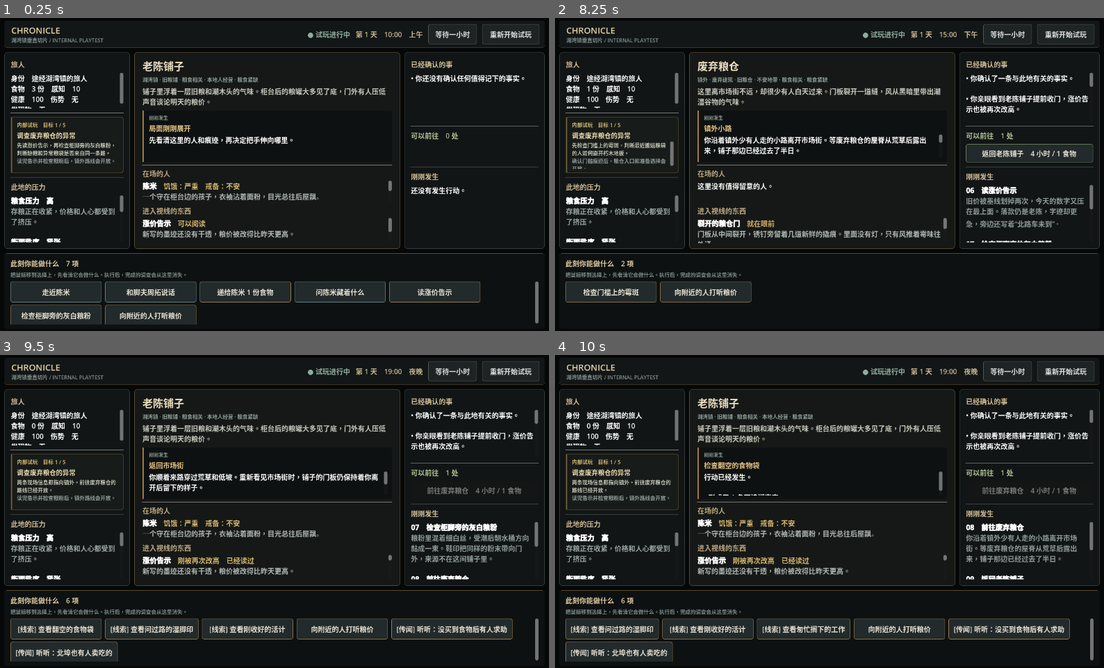
Above: before the commit, frames 1-4 (two rows, left to right).
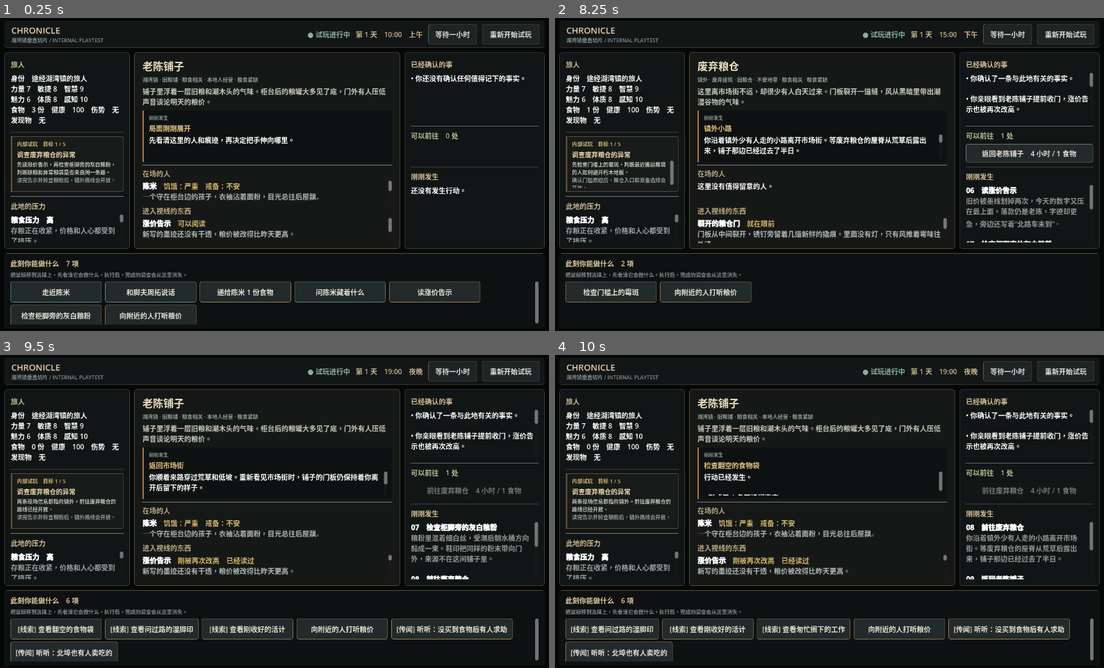
Above: after the commit, the same moments.

Repository: RufusYoung/chronicle
Game: Godot game, scene res://scenes/rebuild/v5_live_location_viewer.tscn
Two runs of this game, one before a commit and one after it. Both use one fixed random seed, a clock stepped at 60 frames per second and the inputs below.
Inputs:
- Up to frame 1 (0.25 s): no input
- Up to frame 2 (8.25 s): click "重新开始试玩" at 0.5 s; click "重新开始试玩" at 1.25 s; click "重新开始" at 2 s; click "等待一小时" at 2.75 s; click "走近陈米" at 3.5 s; click "和脚夫周拓说话" at 4.25 s; click "递给陈米 1 份食物" at 5 s; click "问陈米藏着什么" at 5.75 s; click "读涨价告示" at 6.5 s; click "检查柜脚旁的灰白粮粉" at 7.25 s; click "前往废弃粮仓 4 小时 / 1 食物" at 8 s
- Up to frame 3 (9.5 s): click "返回老陈铺子 4 小时 / 1 食物" at 8.75 s
- Up to frame 4 (10 s): click "[线索] 查看翻空的食物袋" at 9.5 s

The runs differ from the first frame. In frame 1, 3.7% of the frame differs, in the area x 1-23%, y 17-72%; in frame 2, 3.6%; in frame 3, 3.5%; in frame 4, 3.5%.

Commit message:
feat: add player attribute foundation

Diff:
--- a/chronicle-godot/data/sim/fixtures/lake_town_food_crisis_fixture.json
+++ b/chronicle-godot/data/sim/fixtures/lake_town_food_crisis_fixture.json
@@ -158,8 +158,8 @@
       "target_entity_id": "abandoned_granary_broken_door",
       "status_state_key": "challenge_status",
       "available_status": "available",
-      "stat_key": "perception",
-      "stat_label": "感知",
+      "stat_key": "dexterity",
+      "stat_label": "敏捷",
       "die_sides": 20,
       "difficulty": 21,
       "risk_label": "高",
@@ -169,13 +169,13 @@
         "label": "[准备] 遮住口鼻，试探地板　1小时",
         "hours": 1,
         "state_key": "entry_prepared",
-        "bonus": 10,
+        "bonus": 12,
         "narrative_title": "在门外做好准备",
         "narrative": "你撕下一截干净布条掩住口鼻，又用断木逐块敲过门后的地板。几块声音发空的木板被你用白灰圈了出来。"
       },
       "attempt": {
         "option_id": "enter_abandoned_granary",
-        "label": "[危险] 踏进粮仓深处　1小时",
+        "label": "[敏捷·危险] 踏进粮仓深处　1小时",
         "hours": 1
       },
       "success": {
@@ -217,8 +217,8 @@
       "target_entity_id": "north_quay_flooded_stack_door",
       "status_state_key": "challenge_status",
       "available_status": "available",
-      "stat_key": "perception",
-      "stat_label": "感知",
+      "stat_key": "strength",
+      "stat_label": "力量",
       "die_sides": 20,
       "difficulty": 19,
       "risk_label": "中",
@@ -228,13 +228,13 @@
         "label": "[准备] 借灯笼和油布探路　1小时",
         "hours": 1,
         "state_key": "stack_search_prepared",
-        "bonus": 8,
+        "bonus": 11,
         "narrative_title": "等潮线退到旧刻痕下",
         "narrative": "闻简借给你一盏罩灯和一卷旧油布。你没有立刻下去，而是沿廊柱记下潮线，等水面退过第二道刻痕，再把能落脚的横梁逐一照出来。"
       },
       "attempt": {
         "option_id": "search_flooded_archive_stack",
-        "label": "[危险] 进入水浸封存层　1小时",
+        "label": "[力量·危险] 进入水浸封存层　1小时",
         "hours": 1
       },
       "success": {
@@ -411,15 +411,15 @@
       "target_entity_id": "mist_salt_second_ring_stairs",
       "status_state_key": "challenge_status",
       "available_status": "available",
-      "stat_key": "perception",
-      "stat_label": "感知",
+      "stat_key": "constitution",
+      "stat_label": "体质",
       "die_sides": 20,
       "difficulty": 23,
       "risk_label": "不可逆",
       "risk_description": "第二环的盐雾会穿过蜡布。无论找到什么，只要继续向下，呼吸都会留下不能按普通伤势处理的长期雾盐回响；你也可以检查井口盐壳后立刻返回。",
       "attempt": {
         "option_id": "descend_mist_salt_well_second_ring",
-        "label": "[深入] 沿盐梯下降到第二环　2小时",
+        "label": "[体质·深入] 沿盐梯下降到第二环　2小时",
         "hours": 2
       },
       "attempt_consequences": {
@@ -1219,6 +1219,11 @@
     "id": "player",
     "role": "traveler",
     "food_count": 3,
+    "strength": 7,
+    "dexterity": 8,
+    "wisdom": 9,
+    "charisma": 6,
+    "constitution": 8,
     "perception": 10,
     "health": 100,
     "injury": "none",
--- a/chronicle-godot/scenes/rebuild/v5_live_location_viewer.tscn
+++ b/chronicle-godot/scenes/rebuild/v5_live_location_viewer.tscn
@@ -198,7 +198,7 @@
 
 [node name="PlayerSummary" type="RichTextLabel" parent="Margin/RootLayout/MainArea/LeftPanel/LeftMargin/LeftLayout"]
 unique_name_in_owner = true
-custom_minimum_size = Vector2(0, 82)
+custom_minimum_size = Vector2(0, 126)
 layout_mode = 2
 bbcode_enabled = true
 fit_content = false
--- a/chronicle-godot/scripts/rebuild/v5_live_location_view_model.gd
+++ b/chronicle-godot/scripts/rebuild/v5_live_location_view_model.gd
@@ -793,6 +793,12 @@
 
 func _player_view(snapshot: Variant) -> Dictionary:
 	var role := str(snapshot.get_player_value("role", "traveler"))
+	var strength := int(snapshot.get_player_value("strength", 0))
+	var dexterity := int(snapshot.get_player_value("dexterity", 0))
+	var wisdom := int(snapshot.get_player_value("wisdom", 0))
+	var charisma := int(snapshot.get_player_value("charisma", 0))
+	var constitution := int(snapshot.get_player_value("constitution", 0))
+	var perception := int(snapshot.get_player_value("perception", 0))
 	var health := int(snapshot.get_player_value("health", 100))
 	var injury := str(snapshot.get_player_value("injury", "none"))
 	var mist_salt_echo := str(
@@ -810,16 +816,26 @@
 		"title": "无名旅人",
 		"role": _role_label(role),
 		"food_count": int(snapshot.get_player_value("food_count", 0)),
-		"perception": int(snapshot.get_player_value("perception", 0)),
+		"strength": strength,
+		"dexterity": dexterity,
+		"wisdom": wisdom,
+		"charisma": charisma,
+		"constitution": constitution,
+		"perception": perception,
 		"health": health,
 		"injury": injury,
 		"mist_salt_echo": mist_salt_echo,
 		"items": item_names,
-		"summary": "身份　%s%s\n食物　%d 份　感知　%d\n健康　%d　伤势　%s\n发现物　%s" % [
+		"summary": "身份　%s%s\n力量 %d　敏捷 %d　智慧 %d\n魅力 %d　体质 %d　感知 %d\n食物　%d 份　健康　%d　伤势　%s\n发现物　%s" % [
 			_role_label(role),
 			long_term_line,
+			strength,
+			dexterity,
+			wisdom,
+			charisma,
+			constitution,
+			perception,
 			int(snapshot.get_player_value("food_count", 0)),
-			int(snapshot.get_player_value("perception", 0)),
 			health,
 			_injury_label(injury),
 			"、".join(item_names) if not item_names.is_empty() else "无",
@@ -1814,6 +1830,11 @@
 	return {
 		"hunger": "饥饿状态",
 		"food_count": "食物数量",
+		"strength": "力量",
+		"dexterity": "敏捷",
+		"wisdom": "智慧",
+		"charisma": "魅力",
+		"constitution": "体质",
 		"perception": "感知",
 		"health": "健康",
 		"injury": "伤势",
--- a/chronicle-godot/tests/rebuild/v5_granary_risk_discovery_surface_test.gd
+++ b/chronicle-godot/tests/rebuild/v5_granary_risk_discovery_surface_test.gd
@@ -70,7 +70,7 @@
 	)
 	_check(
 		"朽木地板" in risk_text.text
-		and "d20 + 感知 10 / 难度 21" in risk_text.text
+		and "d20 + 敏捷 8 / 难度 21" in risk_text.text
 		and "不会死亡" in risk_text.text
 		and "也可返回" in risk_text.text,
 		"4. Risk panel explains formula, preparation, retreat, and failure"
@@ -103,7 +103,7 @@
 	)
 	_check(
 		"准备已经完成" in risk_text.text
-		and "准备 10" in risk_text.text
+		and "准备 12" in risk_text.text
 		and _find_challenge_button(action_buttons, PREPARE_OPTION) == null
 		and _find_challenge_button(action_buttons, ENTER_OPTION) != null,
 		"7. Preparation changes the formula and cannot be repeated"
@@ -117,7 +117,7 @@
 		"16:00" in time_label.text
 		and feedback_title.text == "梁柱后的旧物"
 		and "掷骰" in feedback_body.text
-		and "准备 10" in feedback_body.text
+		and "准备 12" in feedback_body.text
 		and "旧粮仓验粮铜牌" in feedback_body.text,
 		"8. Entry shows the real roll formula and successful discovery"
 	)
--- a/chronicle-godot/tests/rebuild/v5_mist_salt_well_expedition_surface_test.gd
+++ b/chronicle-godot/tests/rebuild/v5_mist_salt_well_expedition_surface_test.gd
@@ -197,14 +197,14 @@
 		risk_heading.visible
 		and "眼前的风险　不可逆" in risk_heading.text
 		and "不能按普通伤势处理" in risk_text.text
-		and "d20 + 感知 10 / 难度 23" in risk_text.text
+		and "d20 + 体质 8 / 难度 23" in risk_text.text
 		and descend_button != null,
 		"10a. Reading the warning reveals the irreversible descent risk"
 	)
 
 	var deep_result: Dictionary = viewer.view_model.perform_challenge(
 		WELL_DESCENT,
-		{"source": "test_injection", "roll_override": 13}
+		{"source": "test_injection", "roll_override": 15}
 	)
 	viewer.refresh_view()
 	await process_frame
--- a/chronicle-godot/tests/rebuild/v5_north_quay_record_house_surface_test.gd
+++ b/chronicle-godot/tests/rebuild/v5_north_quay_record_house_surface_test.gd
@@ -138,7 +138,7 @@
 		risk_heading.visible
 		and "眼前的风险　中" in risk_heading.text
 		and "齐腰深的湖水" in risk_text.text
-		and "d20 + 感知 10 / 难度 19" in risk_text.text
+		and "d20 + 力量 7 / 难度 19" in risk_text.text
 		and "不会死亡" in risk_text.text
 		and chronicle_text.custom_minimum_size.y == 58.0
 		and risk_text.custom_minimum_size.y == 64.0
@@ -169,7 +169,7 @@
 		"第 2 天　09:00" in time_label.text
 		and feedback_title.text == "等潮线退到旧刻痕下"
 		and "罩灯" in feedback_body.text
-		and "准备 8" in risk_text.text
+		and "准备 11" in risk_text.text
 		and _find_challenge_button(
 			action_buttons,
 			ARCHIVE_PREPARE
--- /dev/null
+++ b/chronicle-godot/tests/rebuild/v5_player_attribute_surface_test.gd
@@ -0,0 +1,111 @@
+extends SceneTree
+
+const VIEWER_SCENE := "res://scenes/rebuild/v5_live_location_viewer.tscn"
+
+const EXPECTED_ATTRIBUTES := {
+	"strength": 7,
+	"dexterity": 8,
+	"wisdom": 9,
+	"charisma": 6,
+	"constitution": 8,
+	"perception": 10,
+}
+
+const EXPECTED_CHALLENGE_STATS := {
+	"granary_rotten_floor_entry": "dexterity",
+	"north_quay_flooded_stack_search": "strength",
+	"mist_salt_well_second_ring_descent": "constitution",
+}
+
+var failures: Array[String] = []
+
+
+func _initialize() -> void:
+	call_deferred("_run")
+
+
+func _run() -> void:
+	var packed := load(VIEWER_SCENE) as PackedScene
+	_check(packed != null, "1. Player attribute surface loads")
+	if packed == null:
+		_finish()
+		return
+
+	var viewer := packed.instantiate()
+	root.add_child(viewer)
+	await process_frame
+	await process_frame
+
+	var player_summary := viewer.get_node("%PlayerSummary") as RichTextLabel
+	var player_view: Dictionary = viewer.get_current_view_data().get("player", {})
+	var snapshot: Variant = viewer.view_model.session.get_snapshot()
+	var runtime_attributes_match := true
+	for key: String in EXPECTED_ATTRIBUTES:
+		var expected := int(EXPECTED_ATTRIBUTES[key])
+		runtime_attributes_match = (
+			runtime_attributes_match
+			and int(player_view.get(key, -1)) == expected
+			and int(snapshot.get_player_value(key, -1)) == expected
+		)
+	_check(
+		runtime_attributes_match,
+		"2. All six attributes come from the runtime player snapshot"
+	)
+
+	_check(
+		"力量 7　敏捷 8　智慧 9" in player_summary.text
+		and "魅力 6　体质 8　感知 10" in player_summary.text
+		and "食物　3 份　健康　100　伤势　无" in player_summary.text,
+		"3. Left summary exposes all attributes and survival state"
+	)
+	_check(
+		player_summary.custom_minimum_size.y >= 126.0,
+		"4. Attribute summary reserves enough vertical reading space"
+	)
+
+	var challenge_stats := {}
+	for challenge: Dictionary in viewer.view_model.session.challenge_definitions:
+		challenge_stats[str(challenge.get("challenge_id", ""))] = str(
+			challenge.get("stat_key", "")
+		)
+	var challenge_stats_match := true
+	for challenge_id: String in EXPECTED_CHALLENGE_STATS:
+		challenge_stats_match = (
+			challenge_stats_match
+			and str(challenge_stats.get(challenge_id, ""))
+				== str(EXPECTED_CHALLENGE_STATS[challenge_id])
+		)
+	_check(
+		challenge_stats_match,
+		"5. Physical risks use dexterity, strength, and constitution checks"
+	)
+
+	viewer.restart_session()
+	await process_frame
+	_check(
+		"力量 7　敏捷 8　智慧 9" in player_summary.text
+		and "魅力 6　体质 8　感知 10" in player_summary.text,
+		"6. Restart restores the complete attribute sheet"
+	)
+
+	viewer.queue_free()
+	await process_frame
+	_finish()
+
+
+func _check(condition: bool, label: String) -> void:
+	if condition:
+		print("[V5 PLAYER ATTRIBUTE PASS] " + label)
+		return
+	failures.append(label)
+
+
+func _finish() -> void:
+	if failures.is_empty():
+		print("[V5 PLAYER ATTRIBUTE RESULT] PASS")
+		quit(0)
+		return
+	for failure: String in failures:
+		push_error("[V5 PLAYER ATTRIBUTE FAIL] " + failure)
+	print("[V5 PLAYER ATTRIBUTE RESULT] FAIL (%d)" % failures.size())
+	quit(1)
--- a/chronicle-godot/tests/sim/granary_risk_discovery_session_test.gd
+++ b/chronicle-godot/tests/sim/granary_risk_discovery_session_test.gd
@@ -44,7 +44,7 @@
 	var enter_option := _option(initial_options, ENTER_OPTION)
 	_check(
 		str(enter_option.get("risk_label", "")) == "高"
-		and "d20 + 感知 10 / 难度 21" in str(
+		and "d20 + 敏捷 8 / 难度 21" in str(
 			enter_option.get("check_text", "")
 		)
 		and "不会死亡" in str(enter_option.get("failure_hint", "")),
@@ -63,7 +63,7 @@
 		bool(failed_attempt.get("success", false))
 		and str(failed_attempt.get("outcome", "")) == "failure"
 		and int(failed_check.get("roll", 0)) == 3
-		and int(failed_check.get("total", 0)) == 13
+		and int(failed_check.get("total", 0)) == 11
 		and int(failed_check.get("difficulty", 0)) == 21,
 		"4. Unprepared low roll resolves through the real check formula"
 	)
@@ -137,7 +137,7 @@
 	_check(
 		prepared_options.size() == 1
 		and not _has_option(prepared_options, PREPARE_OPTION)
-		and "准备 10" in str(
+		and "准备 12" in str(
 			_option(prepared_options, ENTER_OPTION).get("check_text", "")
 		),
 		"11. Preparation disappears after use and changes the displayed formula"
@@ -175,10 +175,16 @@
 		bool(success_attempt.get("success", false))
 		and str(success_attempt.get("outcome", "")) == "success"
 		and int(success_check.get("roll", 0)) == 3
-		and int(success_check.get("stat_value", 0)) == 10
-		and int(success_check.get("preparation_bonus", 0)) == 10
+		and str(success_check.get("stat_key", "")) == "dexterity"
+		and int(success_check.get("stat_value", 0)) == 8
+		and int(success_check.get("preparation_bonus", 0)) == 12
 		and int(success_check.get("total", 0)) == 23,
 		"13. The same low roll succeeds after preparation bonus"
+	)
+	_check(
+		1 + int(success_check.get("stat_value", 0))
+			+ int(success_check.get("preparation_bonus", 0)) >= 21,
+		"13a. Full preparation guarantees the granary's lowest legal roll"
 	)
 	_check(
 		int(success_snapshot.get_player_value("health", 0)) == 100
--- a/chronicle-godot/tests/sim/mist_salt_well_expedition_session_test.gd
+++ b/chronicle-godot/tests/sim/mist_salt_well_expedition_session_test.gd
@@ -274,13 +274,20 @@
 	session = _session_at_well()
 	var succeeded: Dictionary = session.execute_challenge_option(
 		WELL_DESCENT,
-		{"source": "test_injection", "roll_override": 13}
+		{"source": "test_injection", "roll_override": 15}
 	)
 	var success_snapshot: Variant = session.get_snapshot()
 	var sample: Dictionary = success_snapshot.get_item(WELL_SAMPLE)
 	_check(
 		bool(succeeded.get("success", false))
 		and str(succeeded.get("outcome", "")) == "success"
+		and str((succeeded.get(
+			"transaction_result",
+			{}
+		) as Dictionary).get(
+			"narrative_result",
+			{}
+		).get("stat_key", "")) == "constitution"
 		and int((succeeded.get(
 			"transaction_result",
 			{}
--- a/chronicle-godot/tests/sim/north_quay_record_house_session_test.gd
+++ b/chronicle-godot/tests/sim/north_quay_record_house_session_test.gd
@@ -123,7 +123,7 @@
 		and _has_option(archive_options, ARCHIVE_PREPARE)
 		and _has_option(archive_options, ARCHIVE_SEARCH)
 		and str(attempt.get("risk_label", "")) == "中"
-		and "d20 + 感知 10 / 难度 19" in str(
+		and "d20 + 力量 7 / 难度 19" in str(
 			attempt.get("check_text", "")
 		),
 		"8. Flooded stacks expose preparation, direct risk, and the real formula"
@@ -165,7 +165,7 @@
 	_check(
 		bool(prepared.get("success", false))
 		and int(session.get_time_summary().get("hour", -1)) == 9
-		and "准备 8" in str(prepared_option.get("check_text", ""))
+		and "准备 11" in str(prepared_option.get("check_text", ""))
 		and not _has_option(
 			session.get_challenge_options(),
 			ARCHIVE_PREPARE
@@ -184,6 +184,8 @@
 	_check(
 		bool(searched.get("success", false))
 		and str(searched.get("outcome", "")) == "success"
+		and str(narrative.get("stat_key", "")) == "strength"
+		and int(narrative.get("stat_value", 0)) == 7
 		and int(narrative.get("total", 0)) == 19
 		and int(session.get_time_summary().get("hour", -1)) == 10,
 		"12. The same low roll succeeds after preparation at a real time cost"
Not shown, added: chronicle-godot/tests/rebuild/v5_player_attribute_surface_test.gd.uid
Not shown, added: chronicle-godot/texts/reports/2026/2026-8/2026-8-12/2026-08-12_player_attributes_and_demo_progress_report.md
